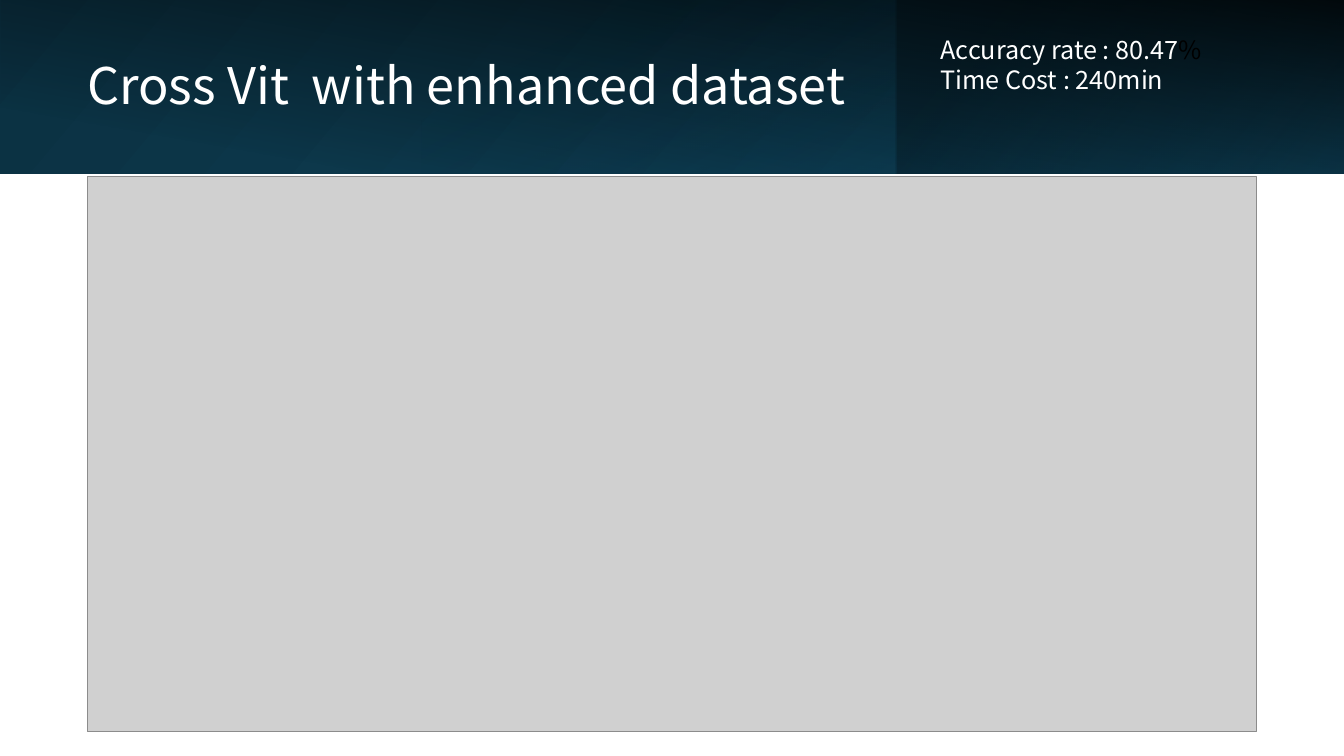
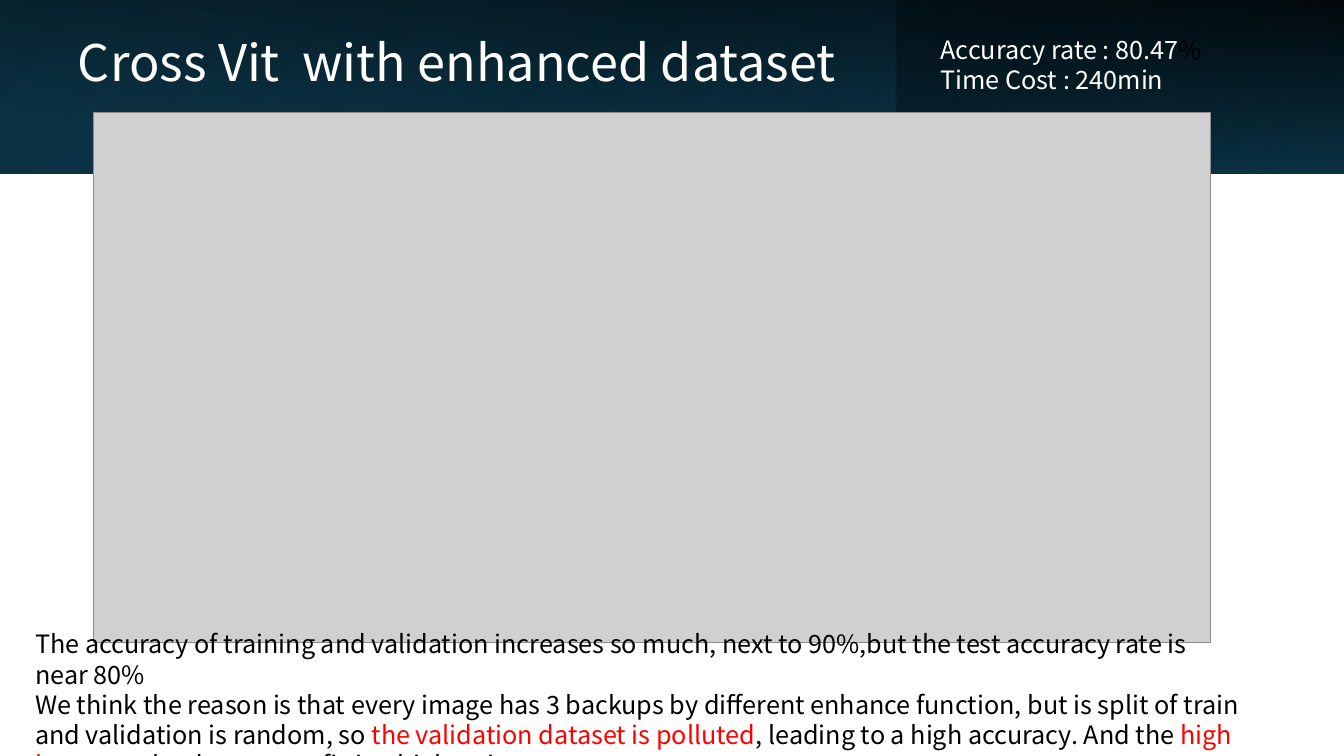
Before and after one commit to 410oldfish/Adv-CV, a slide deck: slide 21 of A1/Report/Vit.pptx (slide 20 before the commit). Drawn at 1344x756 pixels with LibreOffice and Linux fonts; fonts in the diff are those of the drawing; grey boxes stand for pictures. Boxes give left, top, right and bottom in pixels: in the first picture for what was removed or moved away, otherwise in the second. Text is boxed around its words. In the diff, an @@ line names an element or a change of style, - is before the commit and + after.

Commit message:
[feat]修改ppt,补充data enhance 和 参数结果分析

```diff
--- a/A1/Report/Vit.pptx
+++ b/A1/Report/Vit.pptx
@@ title "Cross Vit with enhanced dataset": place and size @@
-title "Cross Vit with enhanced dataset" at (87, 64, 845, 105)
+title "Cross Vit with enhanced dataset" at (78, 41, 836, 82)
@@ picture: place and size @@
-picture at (87, 176, 1257, 732)
+picture at (93, 113, 1211, 643)
@@ text added at (35, 628, 1239, 750), 18 pt, text #000000 @@
+The accuracy of training and validation increases so much, next to 90%,but the test accuracy rate is near 80%
+We think the reason is that every image has 3 backups by different enhance function, but is split of train and validation is random, so the validation dataset is polluted, leading to a high accuracy. And the high learn rate leads to a overfitting high train accuracy.
```
Also in this commit, not shown: 6 other slides changed, 2 slides added.
